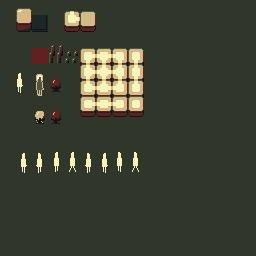
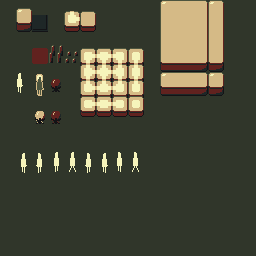
Comparing the layer stacks of the two 256x256 images. Changes:
painted on "New Layer" over [160, 0, 224, 96]
